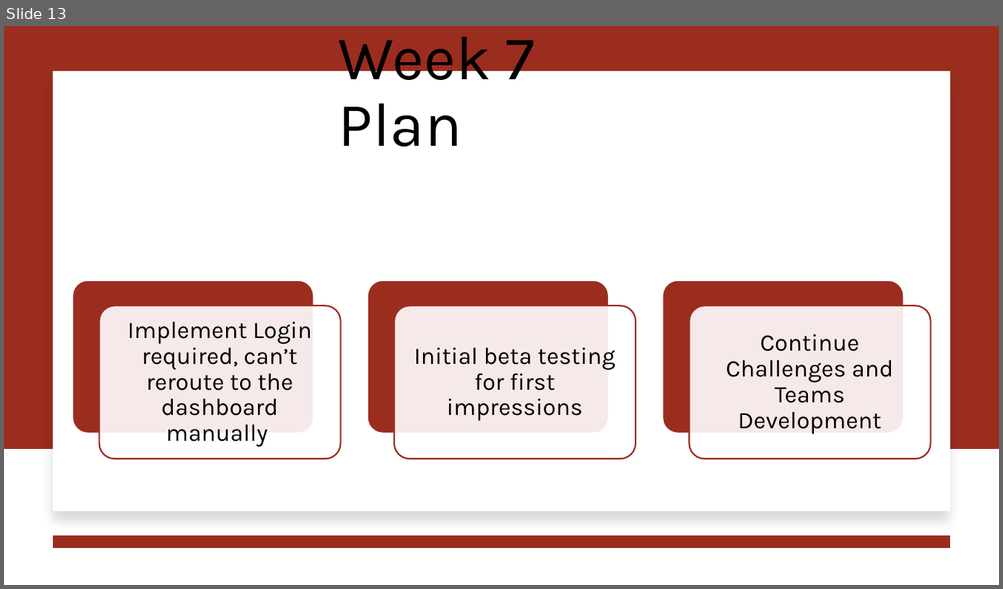
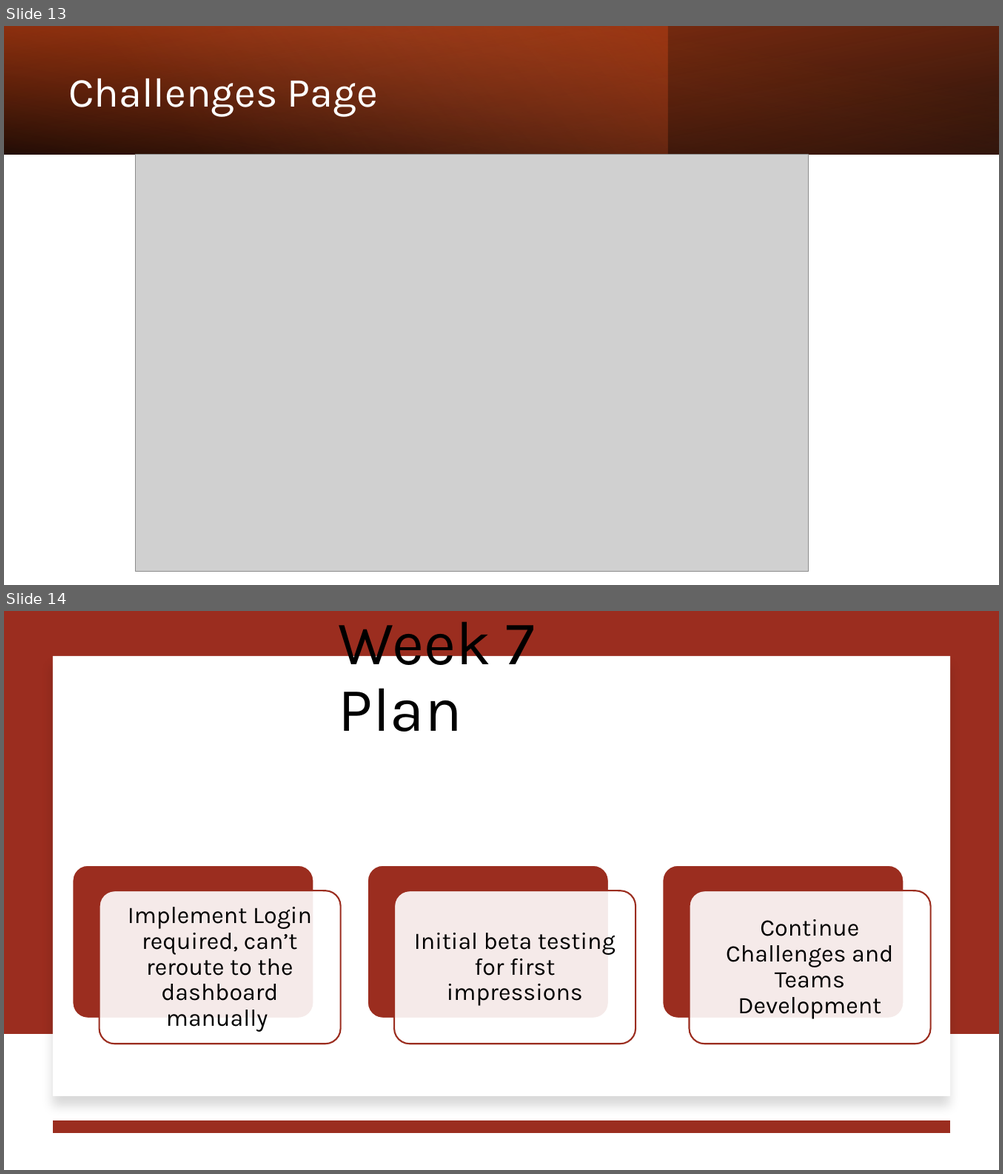
Before and after one commit to jjdeuce06/VulcanActivityTracker, a slide deck: Documentation/Weekly Report/week6/CMSC-4920-Group2-Week6.pptx. Shown one above the other, each under a label of ours: slide 13 before the commit, slides 13 and 14 after it. The pictures are 1003x589 and 1003x1174 pixels, drawn with LibreOffice and Linux fonts; fonts in the diff are those of the drawing; grey boxes stand for pictures. Boxes give left, top, right and bottom in pixels: in the first picture for what was removed or moved away, otherwise in the second. Text is boxed around its words. In the diff, an @@ line names an element or a change of style, - is before the commit and + after.

Commit message:
added challenges page to slides

```diff
--- a/Documentation/Weekly Report/week6/CMSC-4920-Group2-Week6.pptx
+++ b/Documentation/Weekly Report/week6/CMSC-4920-Group2-Week6.pptx
@@ slide 13 added at (x1=4, y1=26, x2=999, y2=585), background #FFFFFF @@
@@ rectangle added at (x1=4, y1=26, x2=999, y2=154), fill gradient #000000 to #9E3611 @@
@@ rectangle added at (x1=4, y1=26, x2=667, y2=154), fill gradient #D34817 to #EF8C6A @@
@@ rectangle added at (x1=4, y1=26, x2=999, y2=154), fill gradient #000000 to #D34817 @@
@@ title added at (x1=68, y1=78, x2=378, y2=117), 40 pt, text #FFFFFF @@
+Challenges Page
@@ picture added at (x1=135, y1=154, x2=808, y2=572) @@
@@ what was slide 13 is now slide 14 @@
```
